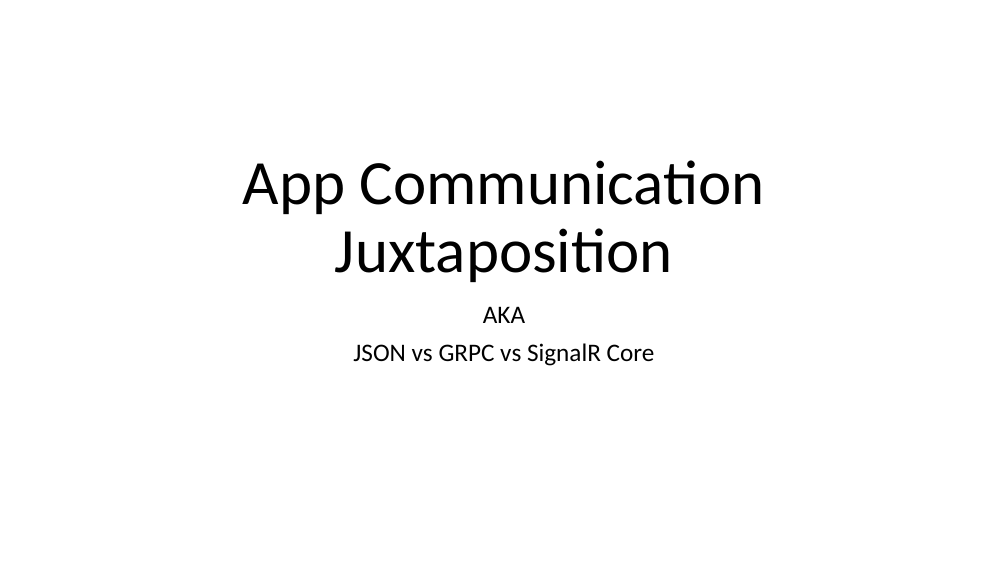
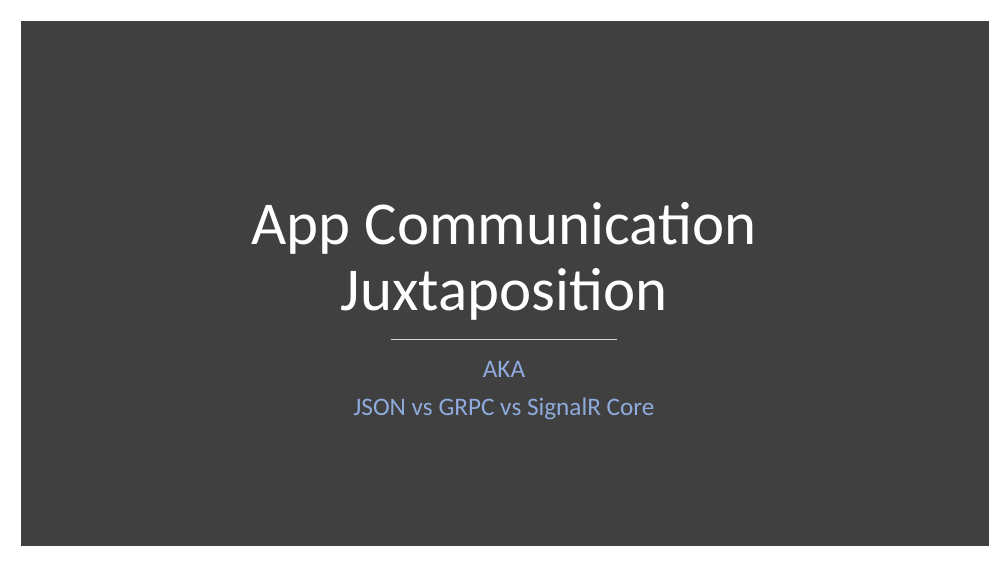
Before and after one commit to ProgrammerAL/Presentations-2020, a slide deck: slide 1 of 2020-04-14 ONETUG App Communication Juxtaposition/Presentation.pptx. Drawn at 1008x567 pixels with LibreOffice and Linux fonts; fonts in the diff are those of the drawing. Boxes give left, top, right and bottom in pixels: in the first picture for what was removed or moved away, otherwise in the second. Text is boxed around its words. In the diff, an @@ line names an element or a change of style, - is before the commit and + after.

```diff
--- a/2020-04-14 ONETUG App Communication Juxtaposition/Presentation.pptx
+++ b/2020-04-14 ONETUG App Communication Juxtaposition/Presentation.pptx
@@ rectangle added at bbox=[26, 26, 984, 541], fill #404040, outline #404040 10 pt @@
@@ title "App Communication Juxtaposition" at bbox=[252, 202, 756, 320]: size 60 to 58 pt, text colour #000000 to #FFFFFF @@
@@ subtitle "AKA": place and size @@
-subtitle "AKA" at bbox=[353, 306, 655, 366]
+subtitle "AKA" at bbox=[353, 361, 655, 420]
@@ subtitle "AKA" at bbox=[353, 361, 655, 420]: text colour #000000 to #8FAADC @@
@@ line added from (391, 340) to (618, 340), #D9D9D9 1 pt @@
```
Also in this commit, not shown: 11 other slides changed, 1 slide added.
